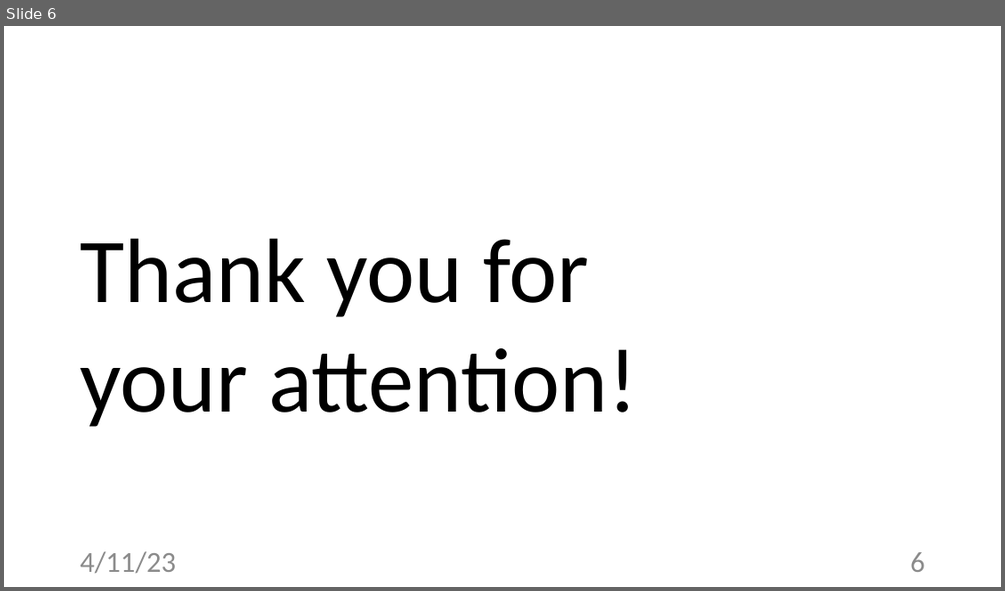
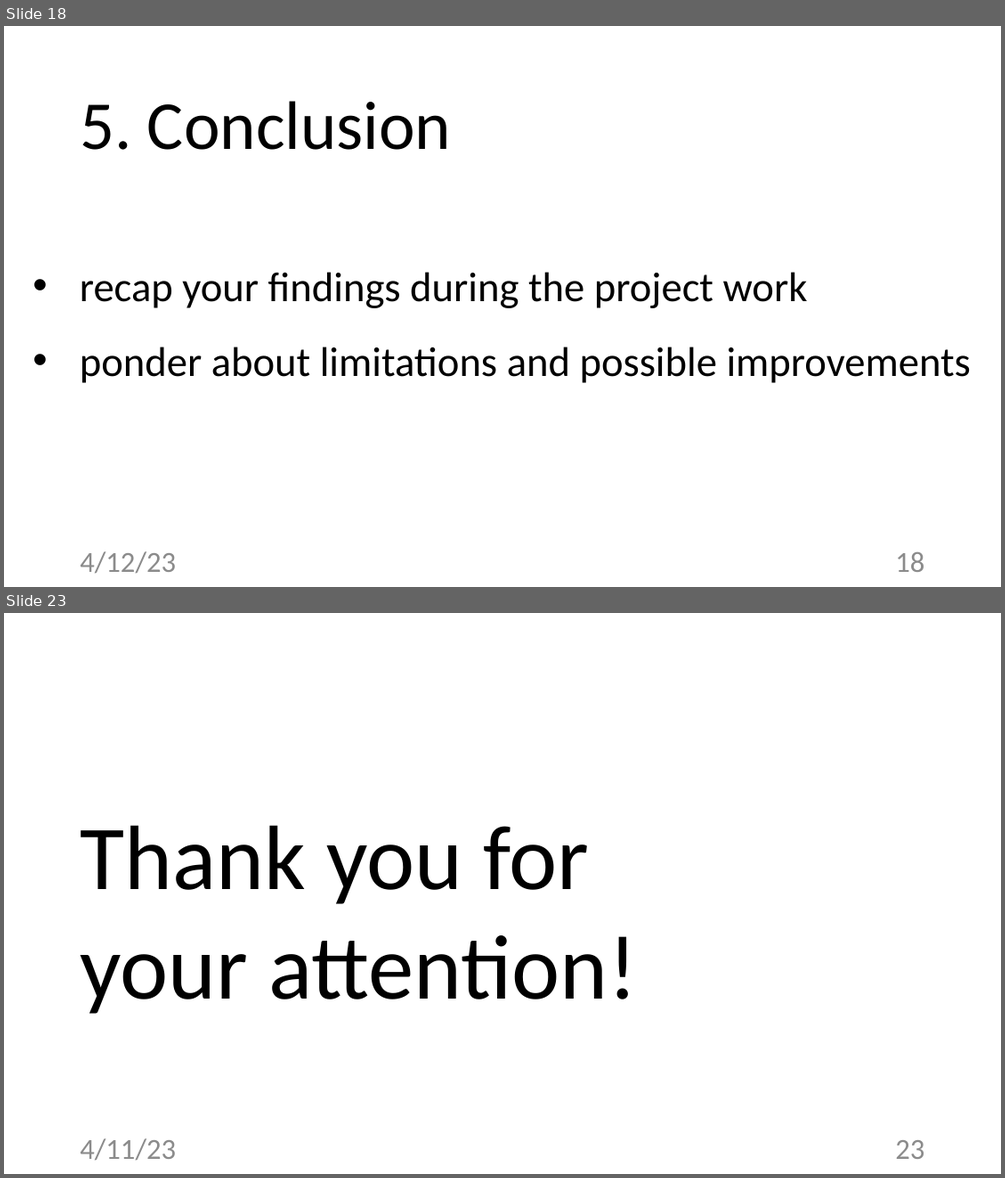
Before and after one commit to alexjungaalto/FederatedLearning, a slide deck: slides/CS-E4740_FLProject.pptx. Shown one above the other, each under a label of ours: slide 6 before the commit, slides 18 and 23 after it; the slides between them are not shown. The pictures are 1005x591 and 1005x1178 pixels, drawn with LibreOffice and Linux fonts; fonts in the diff are those of the drawing. Boxes give left, top, right and bottom in pixels: in the first picture for what was removed or moved away, otherwise in the second. Text is boxed around its words. In the diff, an @@ line names an element or a change of style, - is before the commit and + after.

```diff
--- a/slides/CS-E4740_FLProject.pptx
+++ b/slides/CS-E4740_FLProject.pptx
@@ slide 18 added at (4,26,1001,587), background #FFFFFF @@
@@ text added at (80,101,451,150), 66 pt, text #000000 @@
+5. Conclusion
@@ text added at (80,272,971,383), 40 pt, text #000000 @@
+• recap your findings during the project work
+• ponder about limitations and possible improvements
@@ text added at (80,551,176,573), 28 pt, text #8C8C8C @@
+4/12/23
@@ page number added at (895,552,924,572), 28 pt, text #8C8C8C @@
+18
@@ what was slide 6 is now slide 23 @@
@@ page number at (895,1140,924,1159): text changed @@
-6
+23
```
Also in this commit, not shown: 4 slides changed, 16 other slides added, 3 other files.
